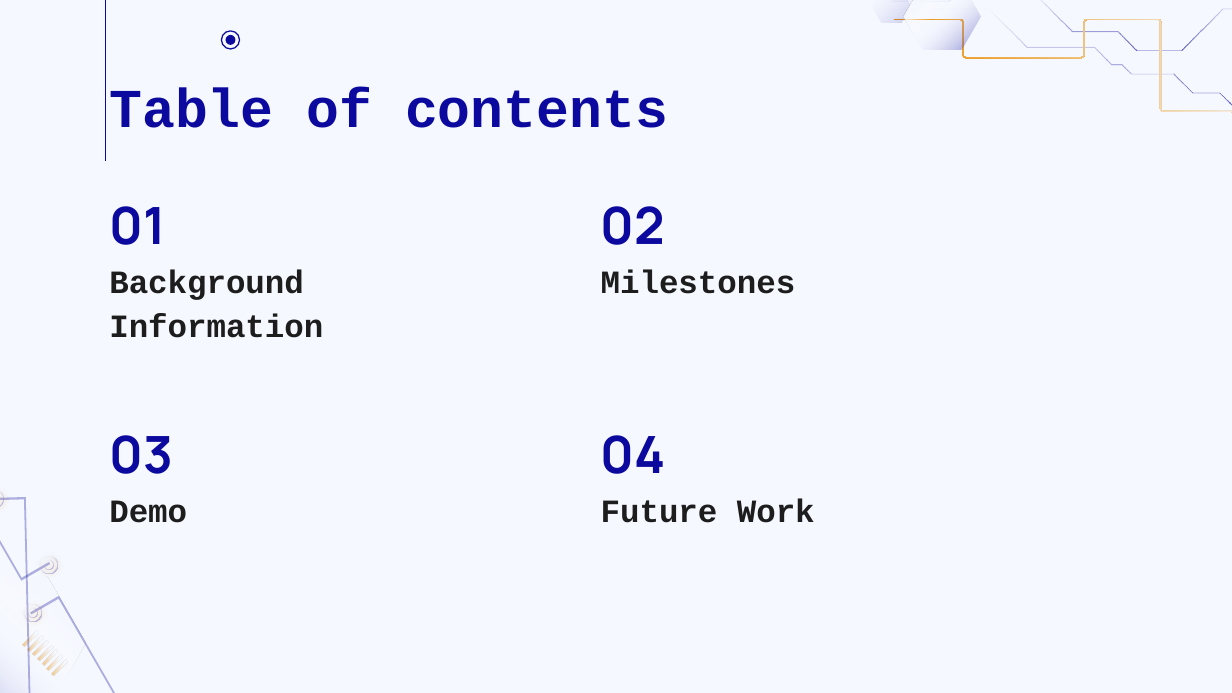
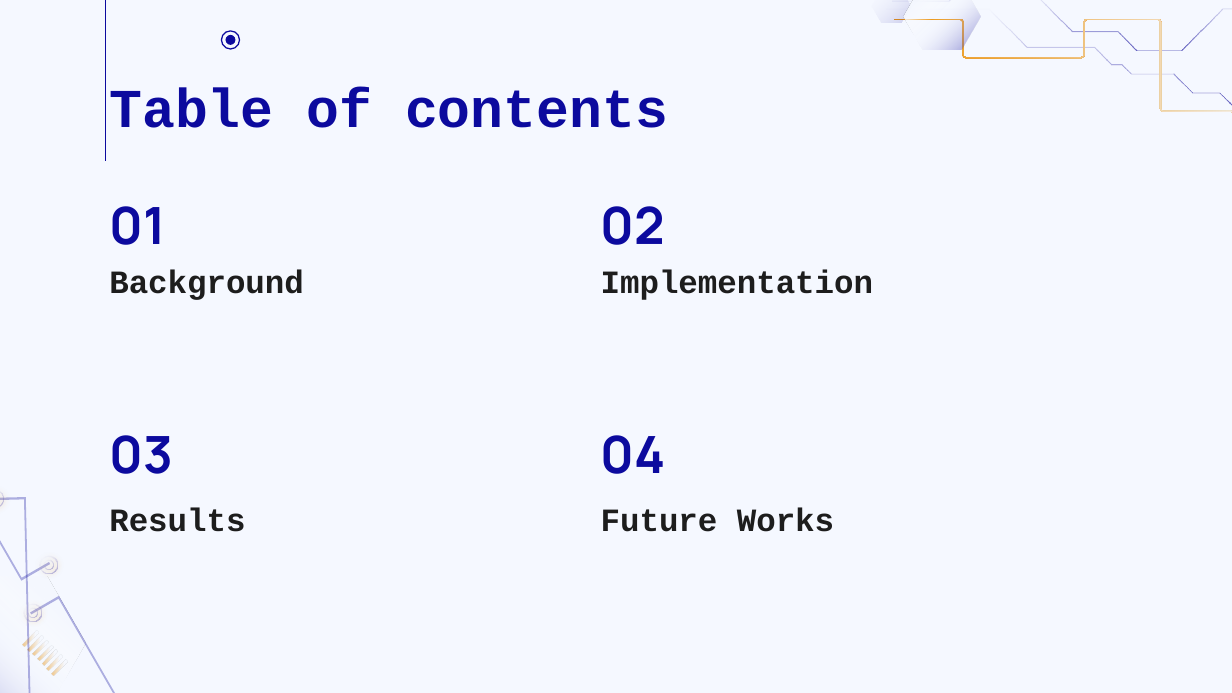
Before and after one commit to Irisi99/SAT4J-API-Fuzzing, a slide deck: slide 2 of Slides.pptx. Drawn at 1232x693 pixels with LibreOffice and Linux fonts; fonts in the diff are those of the drawing. Boxes give left, top, right and bottom in pixels: in the first picture for what was removed or moved away, otherwise in the second. Text is boxed around its words. In the diff, an @@ line names an element or a change of style, - is before the commit and + after.

```diff
--- a/Slides.pptx
+++ b/Slides.pptx
@@ subtitle at [109, 270, 304, 300]: text changed @@
-Background Information
+Background
@@ subtitle at [601, 270, 873, 300]: text changed @@
-Milestones
+Implementation
@@ subtitle removed at [109, 500, 187, 523] @@
-Demo
@@ subtitle added at [109, 507, 245, 532], 19 pt, text #1D1D1D, bold @@
+Results
@@ subtitle at [601, 507, 834, 532]: text changed @@
-Future Work
+Future Works
```
Also in this commit, not shown: 15 other slides changed, 14 slides added, 5 slides removed.
